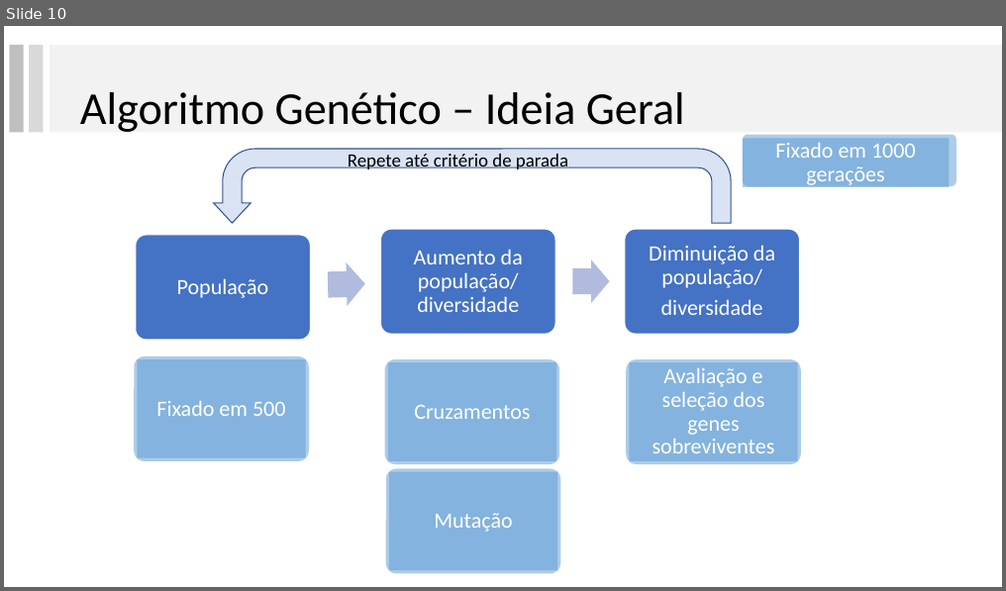
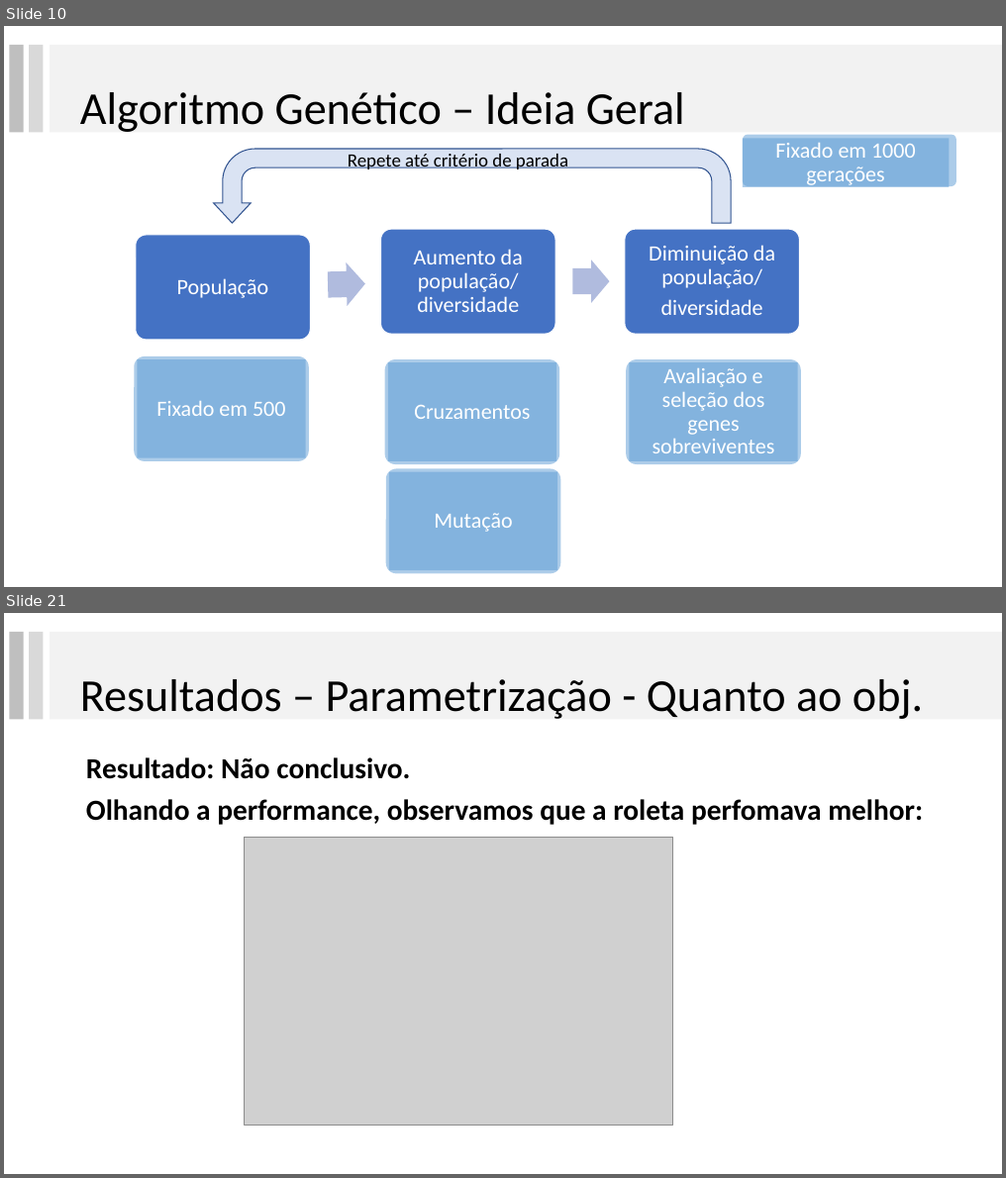
Before and after one commit to lpbiasoto/metaheuristicas, a slide deck: Apresentacao 3/ApresentacaoGA.pptx. Shown one above the other, each under a label of ours: slide 10 before the commit, slides 10 and 21 after it; the slides between them are not shown. The pictures are 1006x591 and 1006x1178 pixels, drawn with LibreOffice and Linux fonts; fonts in the diff are those of the drawing; grey boxes stand for pictures. Boxes give left, top, right and bottom in pixels: in the first picture for what was removed or moved away, otherwise in the second. Text is boxed around its words. In the diff, an @@ line names an element or a change of style, - is before the commit and + after.

```diff
--- a/Apresentacao 3/ApresentacaoGA.pptx
+++ b/Apresentacao 3/ApresentacaoGA.pptx
@@ slide 21 added at [4, 613, 1002, 1174], background #FFFFFF @@
@@ rectangle added at [9, 632, 24, 719], fill #BFBFBF @@
@@ rectangle added at [29, 632, 43, 719], fill #D9D9D9 @@
@@ rectangle added at [50, 632, 1002, 719], fill #F2F2F2 @@
@@ title added at [80, 679, 923, 719], 44 pt, text #000000 @@
+Resultados – Parametrização - Quanto ao obj.
@@ text added at [86, 758, 923, 825], 28 pt, text #000000, bold @@
+Resultado: Não conclusivo.
+Olhando a performance, observamos que a roleta perfomava melhor:
@@ picture added at [245, 837, 673, 1126] @@
```
Also in this commit, not shown: 4 slides changed, 10 other slides added, 4 slides removed, 1 other file.
